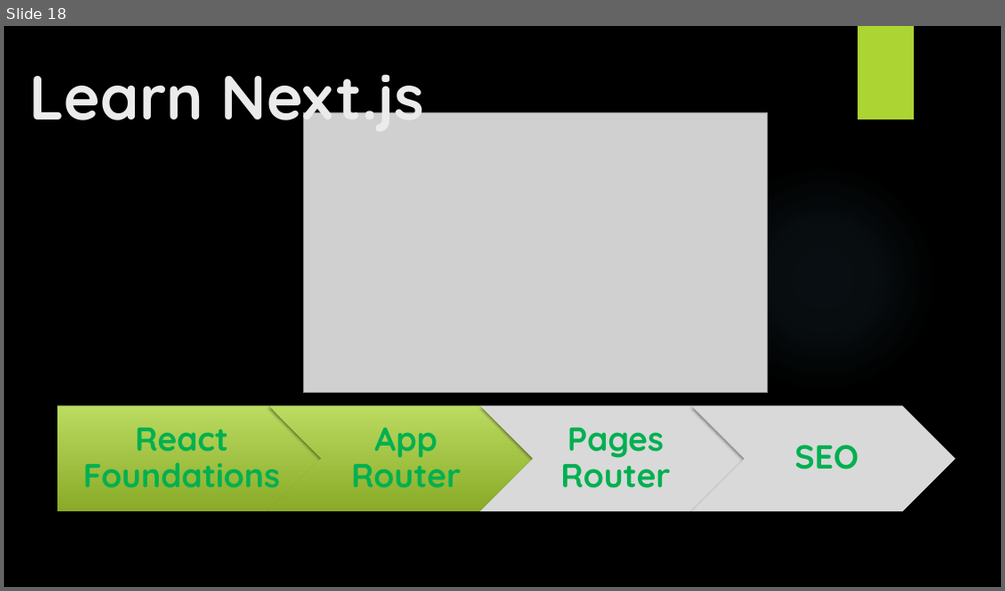
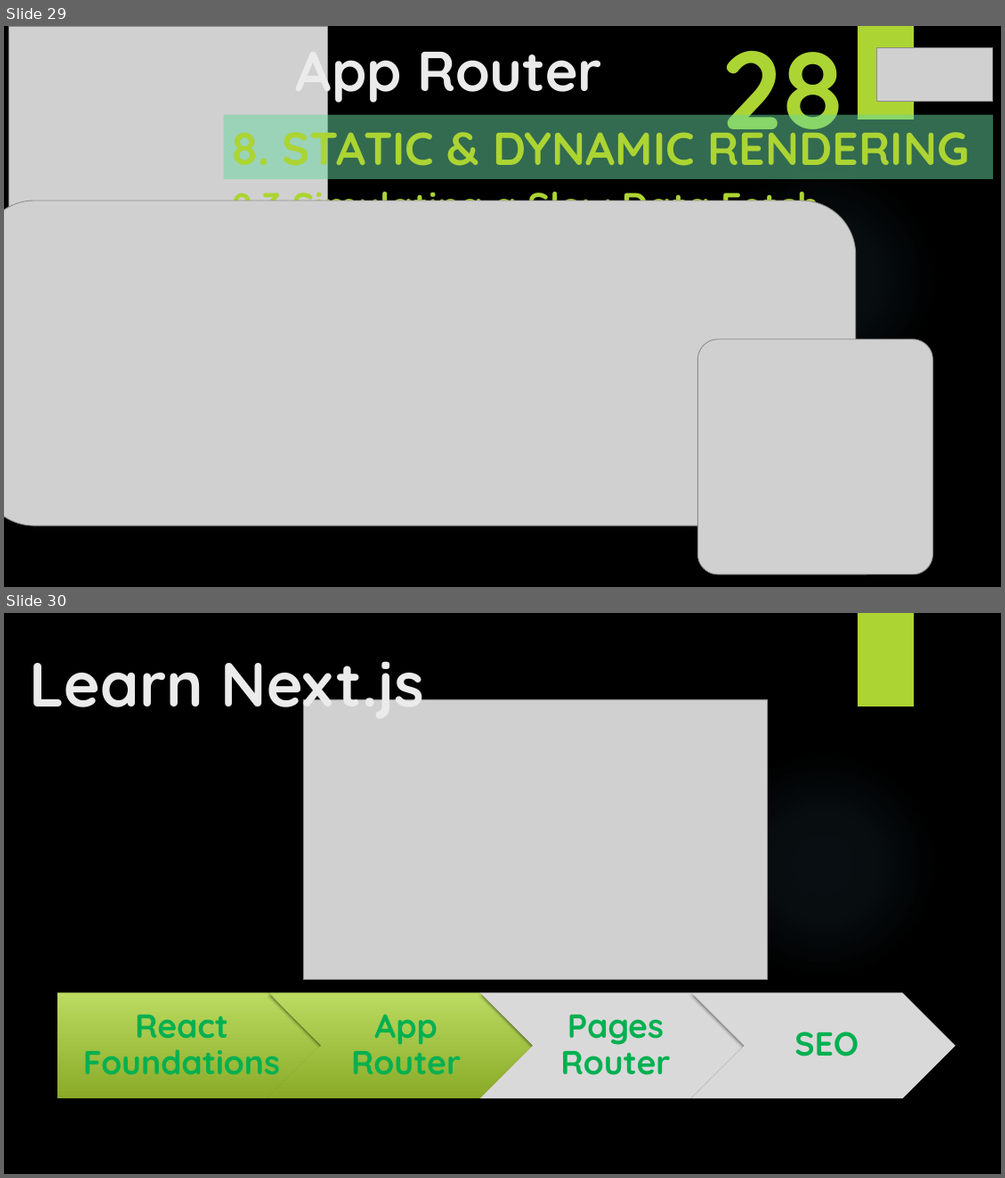
Before and after one commit to yasenstar/learn_javascript, a slide deck: learn_nextjs/2_App_Router/App_Router.pptx. Shown one above the other, each under a label of ours: slide 18 before the commit, slides 29 and 30 after it. The pictures are 1005x591 and 1005x1178 pixels, drawn with LibreOffice and Linux fonts; fonts in the diff are those of the drawing; grey boxes stand for pictures; background and template pictures are left out. Boxes give left, top, right and bottom in pixels: in the first picture for what was removed or moved away, otherwise in the second. Text is boxed around its words. In the diff, an @@ line names an element or a change of style, - is before the commit and + after.

```diff
--- a/learn_nextjs/2_App_Router/App_Router.pptx
+++ b/learn_nextjs/2_App_Router/App_Router.pptx
@@ slide 29 added at [4, 26, 1001, 587], background picture (left out); not listed: 2 template elements that a slide beside it also shows @@
@@ picture added at [8, 26, 327, 229] @@
@@ title added at [296, 33, 602, 106], 54 pt, text #EBEBEB, bold @@
+App Router
@@ text added at [721, 26, 846, 158], 106.4 pt, text #ACD433, bold @@
+28
@@ picture added at [877, 48, 993, 102] @@
@@ subtitle added at [224, 115, 994, 179], fill #65D6A0 at 50% opacity, 44.4 pt, text #ACD433, bold @@
+8. STATIC & DYNAMIC RENDERING
@@ text added at [231, 181, 819, 204], 36 pt, text #ACD433, bold @@
+8.3 Simulating a Slow Data Fetch
@@ picture added at [4, 200, 856, 525] @@
@@ picture added at [698, 339, 933, 574] @@
@@ what was slide 18 is now slide 30 @@
```
Also in this commit, not shown: 11 other slides added, 2 other files.
